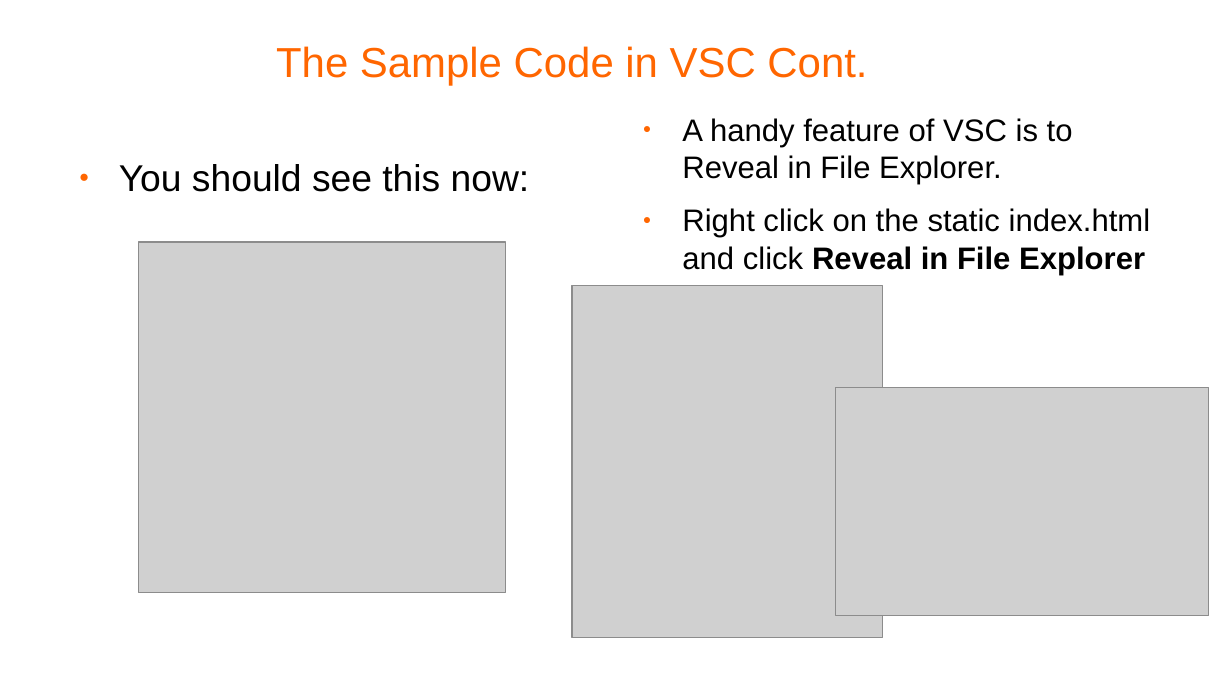
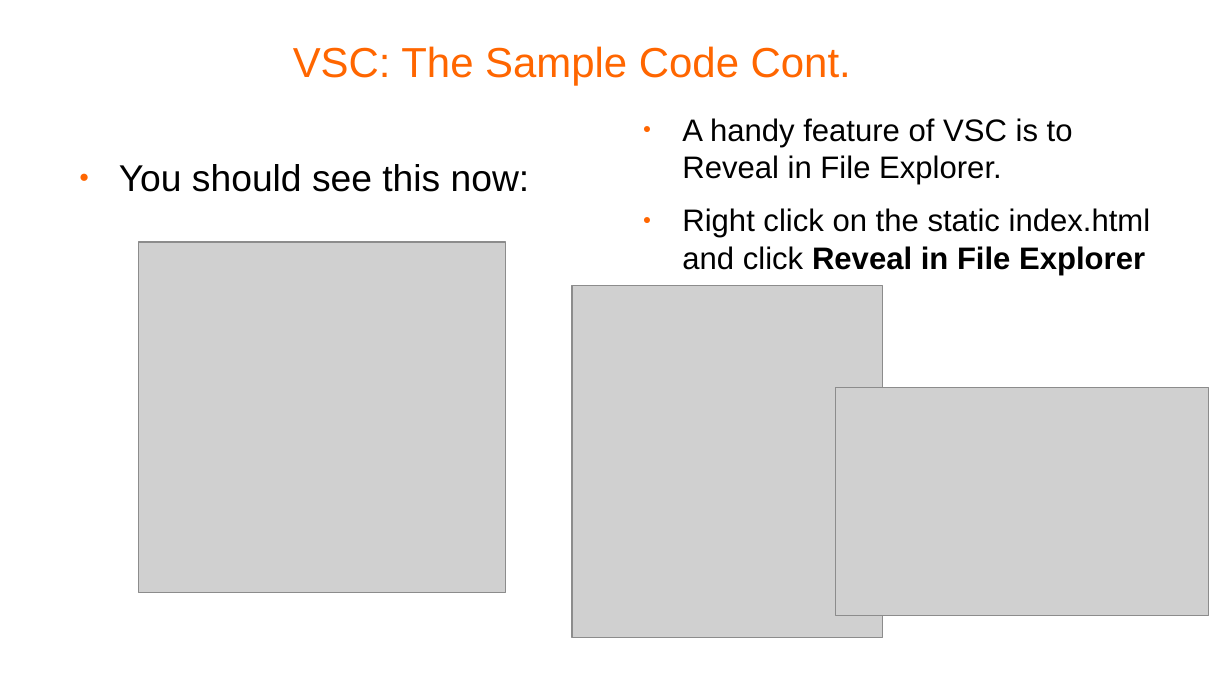
Before and after one commit to pellcorp/coding, a slide deck: slide 17 of docs/windows fundamentals.odp (slide 19 before the commit). Drawn at 1232x693 pixels with LibreOffice and Linux fonts; fonts in the diff are those of the drawing; grey boxes stand for pictures; background and template pictures are left out. Boxes give left, top, right and bottom in pixels: in the first picture for what was removed or moved away, otherwise in the second. Text is boxed around its words. In the diff, an @@ line names an element or a change of style, - is before the commit and + after.

Commit message:
a few minor tweaks to the slides to fix some typos

```diff
--- a/docs/windows fundamentals.odp
+++ b/docs/windows fundamentals.odp
@@ title at <box>293,46,851,85</box>: text changed @@
-The Sample Code in VSC Cont.
+VSC: The Sample Code Cont.
```
Also in this commit, not shown: 2 other slides changed, 2 slides removed, 1 other file.
